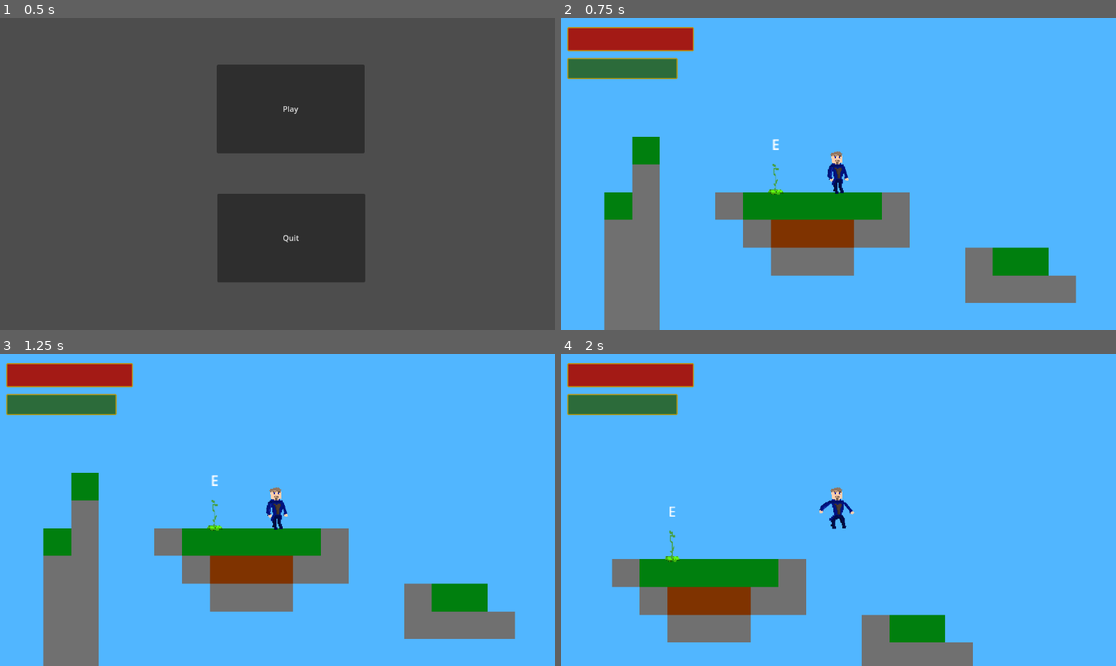
Above: before the commit, frames 1-4 (two rows, left to right).
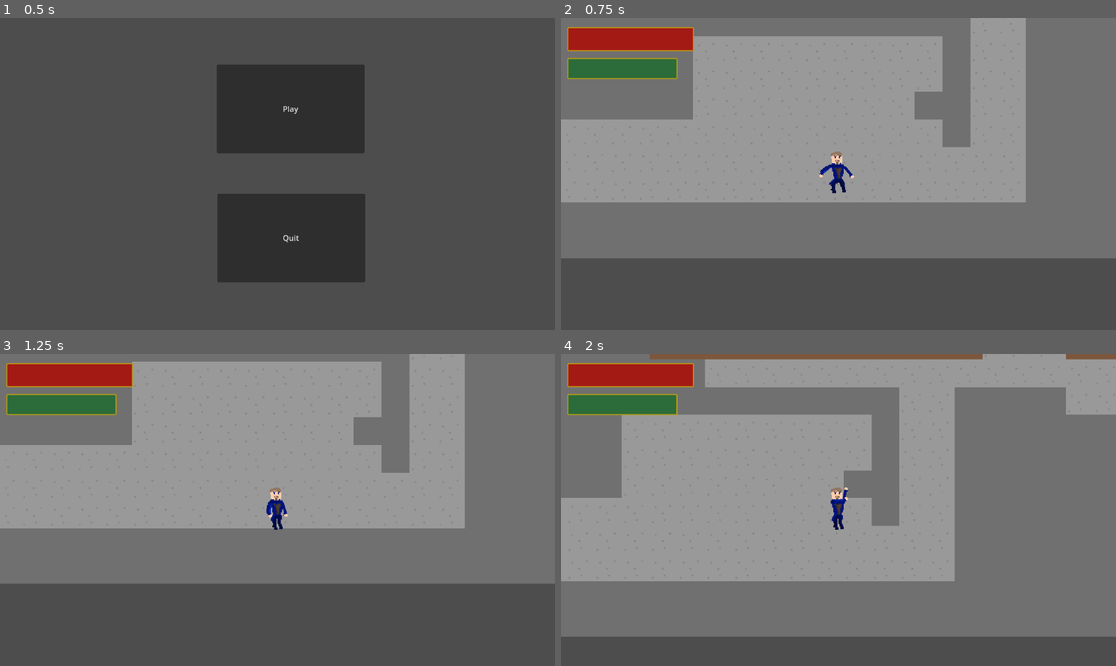
Above: after the commit, the same moments.

Repository: ponito/2DGame
Game: Godot game, scene res://menu.tscn
Same seed, same stepped clock (60 frames per second), same inputs: the game is played once before the commit and once after it.
Inputs:
- Up to frame 1 (0.5 s): no input
- Up to frame 2 (0.75 s): click "Play" at 0.5 s
- Up to frame 3 (1.25 s): no input
- Up to frame 4 (2 s): tap Enter (ui_accept) at 1.25, 1.52, 1.55, 1.82 s; hold D (Right) from 1.28 s (still down); hold E (E) from 1.28 s (still down)

Frame 1 is identical in both runs. In frame 2, 93% of the frame differs, in the area x 0-100%, y 0-100%; in frame 3, 93%; in frame 4, 94%.

Commit message:
c

Diff:
--- a/Player/player.gd
+++ b/Player/player.gd
@@ -42,6 +42,7 @@
 
 	# Add the gravity.
 	if not is_on_floor():
+		Stamina = Stamina -0.6
 		if isWallSliding > 0 and velocity.y > 0:
 			velocity.y = min(velocity.y + gravity * delta / 2, SPEED / 4)
 		else:
@@ -56,14 +57,14 @@
 				isLeftWallSliding = true
 				isRightWallSliding = false
 				if velocity.y >= 0:
-					Stamina = Stamina -1.2
+					Stamina = Stamina -0.6
 					anim.play("Hang")
 			elif Input.is_action_pressed("Right"):
 				isWallSliding = 0.2
 				isLeftWallSliding = false
 				isRightWallSliding = true
 				if velocity.y >= 0:
-					Stamina = Stamina -1.2
+					Stamina = Stamina -0.6
 					anim.play("Hang")
 		else:
 			isWallSliding = 0
@@ -81,14 +82,14 @@
 			if Stamina > 70:
 				anim.play("Jump")
 				Stamina = Stamina -70
-				velocity.x = SPEED * 3 / 4
-				velocity.y = JUMP_VELOCITY * 4 / 5
+				velocity.x = SPEED * 7 / 10
+				velocity.y = JUMP_VELOCITY * 8 / 10
 		elif isRightWallSliding:
 			anim.play("Jump")
 			if Stamina > 70:
 				Stamina = Stamina -70
-				velocity.x = -SPEED * 3 / 4
-				velocity.y = JUMP_VELOCITY * 4 / 5
+				velocity.x = -SPEED * 7 / 10
+				velocity.y = JUMP_VELOCITY * 8 / 10
 
 
 	# Get the input direction and handle the movement/deceleration.
@@ -98,7 +99,7 @@
 		if is_on_floor():
 			velocity.x = min(velocity.x + SPEED * delta * 4, SPEED)
 		else:
-				velocity.x = min(velocity.x + SPEED * delta * 3, SPEED)
+				velocity.x = min(velocity.x + SPEED * delta * 2.7, SPEED)
 		get_node("Sprite").scale.x= 1
 		get_node("Sprite").position.x= 0
 		if velocity.y == 0:
@@ -107,7 +108,7 @@
 		if is_on_floor():
 				velocity.x = max(velocity.x - SPEED * delta * 4, -SPEED)
 		else:
-				velocity.x = max(velocity.x - SPEED * delta * 3, -SPEED)
+				velocity.x = max(velocity.x - SPEED * delta * 2.7, -SPEED)
 		get_node("Sprite").scale.x= -1
 		get_node("Sprite").position.x= -3.5
 		if velocity.y == 0:
--- a/game.tscn
+++ b/game.tscn
@@ -14,7 +14,7 @@
 [node name="player" parent="player" instance=ExtResource("2_q18dc")]
 top_level = true
 visibility_layer = 16
-position = Vector2(622, 137)
+position = Vector2(2600, 976)
 
 [node name="enemies" type="Node2D" parent="."]
 
